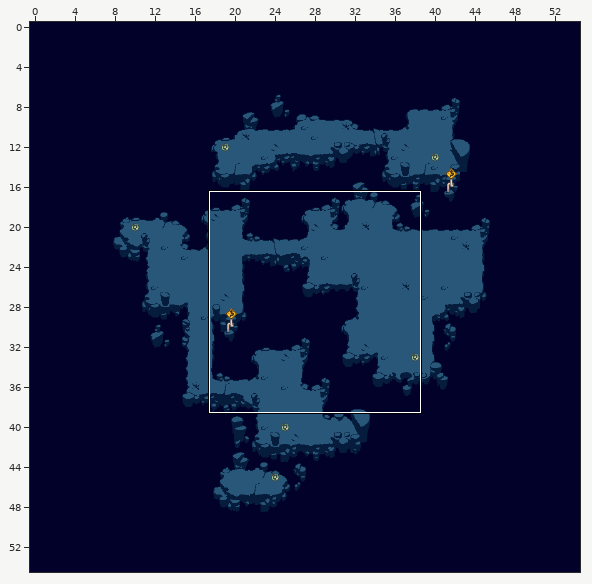
Tiled map: [TMXL] Hikawa/assets/HikawaVortex1.tmx. Above, an overview of the earlier version with the close-up marked.
Close-up. Before the commit:
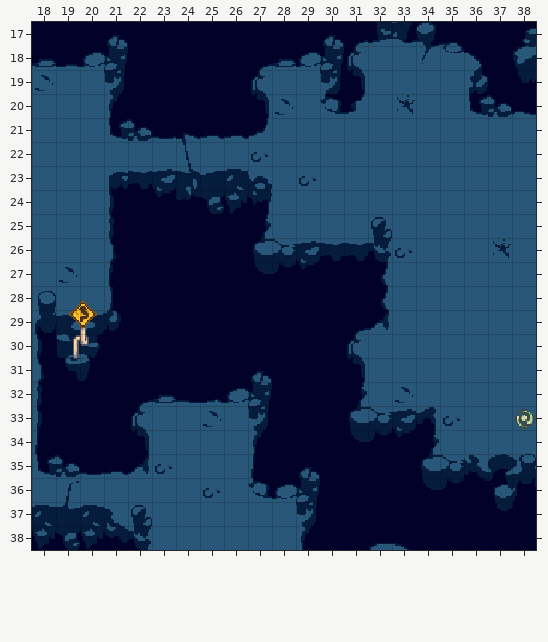
Cells are 16x16 px. Shown: x 18..38, y 17..38. The commit also changed other parts of the map, which this record leaves out.
After:
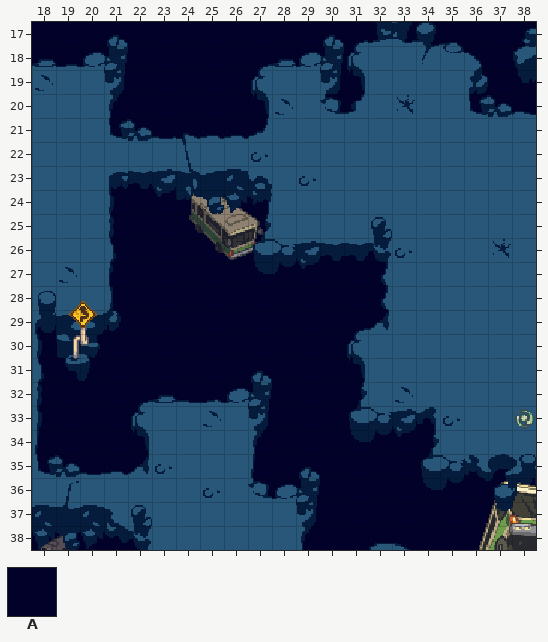
Key: from "z_hikawa_vortex": A 0.
_ is an empty cell.
The edit:
Layer "Back":
The edit erases tile A in row 24 at x 24 to 26; in row 25 at x 24 to 27; in row 26 at x 25 to 27; in rows 36 to 37 at x 37 to 38; in row 38 at x 18 to 19 and 36 to 38.
Pixel boxes of the changes (left, top, right, bottom) in both close-ups:
removed: (189, 193, 263, 260)
removed: (479, 481, 536, 550)
removed: (39, 535, 74, 550)
